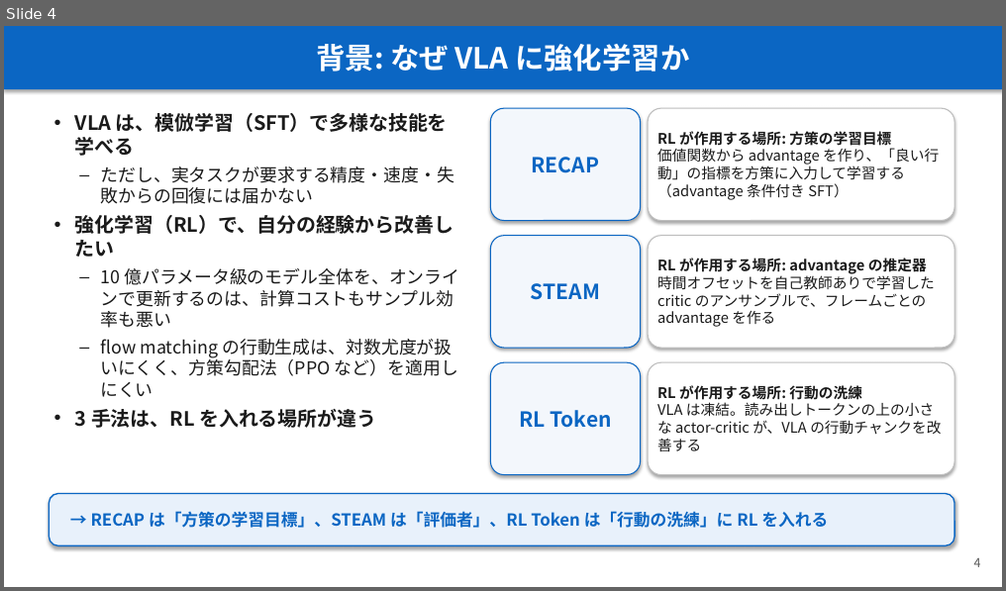
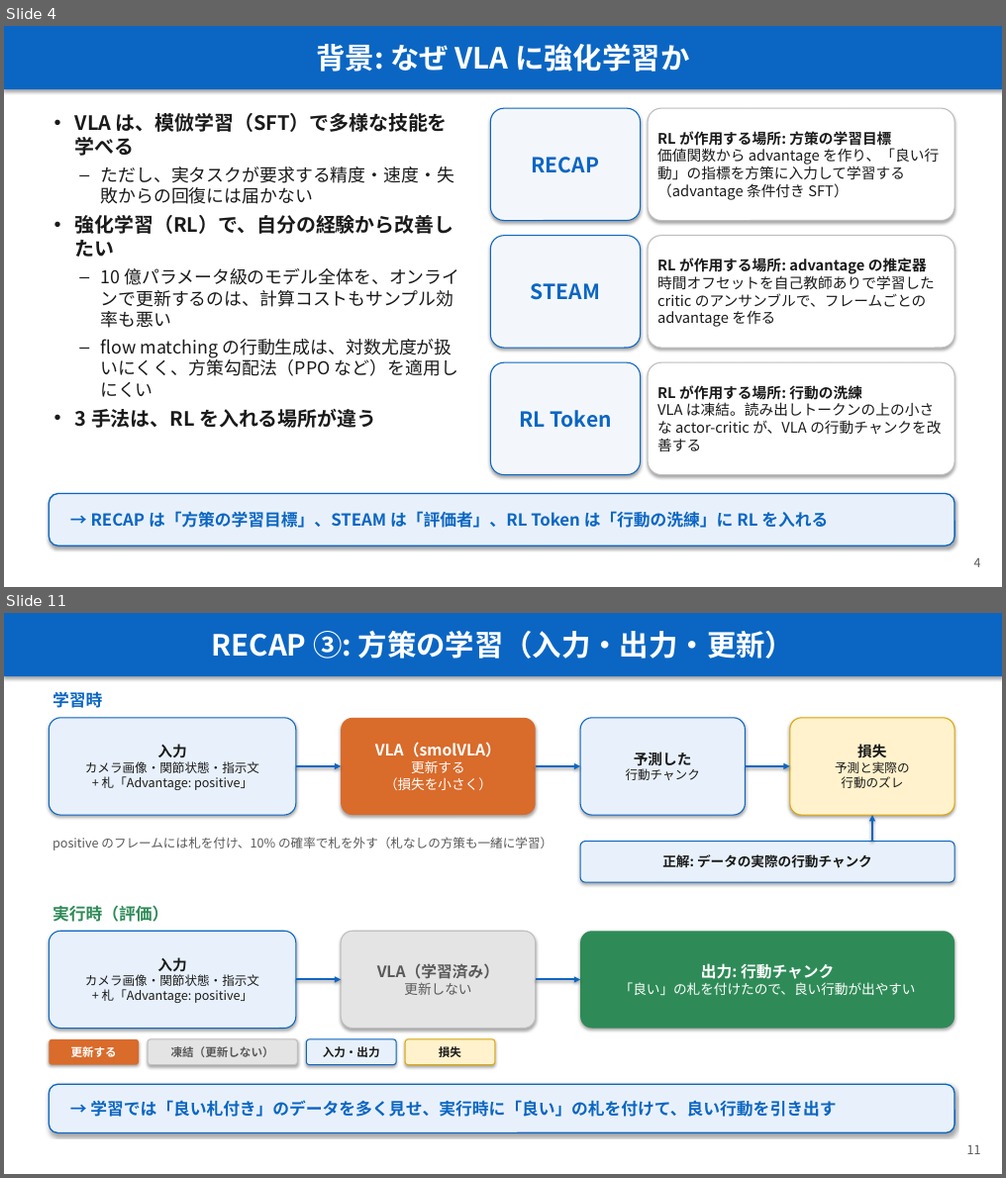
Before and after one commit to Junhand/libero_RL, a slide deck: docs/RECAP_STEAM_RLToken.pptx. Shown one above the other, each under a label of ours: slide 4 before the commit, slides 4 and 11 after it; the slides between them are not shown. The pictures are 1006x591 and 1006x1178 pixels, drawn with LibreOffice and Linux fonts; fonts in the diff are those of the drawing. Boxes give left, top, right and bottom in pixels: in the first picture for what was removed or moved away, otherwise in the second. Text is boxed around its words. In the diff, an @@ line names an element or a change of style, - is before the commit and + after.

```diff
--- a/docs/RECAP_STEAM_RLToken.pptx
+++ b/docs/RECAP_STEAM_RLToken.pptx
@@ slide 11 added at [4,613,1002,1174], background #FFFFFF @@
@@ rectangle added at [4,613,1002,676], fill #0B66C3, 28 pt, text #FFFFFF, bold @@
+RECAP ③: 方策の学習（入力・出力・更新）
@@ text added at [53,691,102,708], 16 pt, text #0B66C3, bold @@
+学習時
@@ rounded rectangle added at [49,718,296,815], fill #E8F1FB, outline #0B66C3 1 pt, 12 pt, text #1A1A1A @@
+入力
+カメラ画像・関節状態・指示文
++ 札「Advantage: positive」
@@ rounded rectangle added at [341,718,536,815], fill #D96B2B, 15 pt, text #FFFFFF, bold @@
+VLA（smolVLA）
+更新する
+（損失を小さく）
@@ rounded rectangle added at [580,718,746,815], fill #E8F1FB, outline #0B66C3 1 pt, 12 pt, text #1A1A1A @@
+予測した
+行動チャンク
@@ rounded rectangle added at [790,718,954,815], fill #FFF2CC, outline #E0A800 1 pt, 12 pt, text #1A1A1A @@
+損失
+予測と実際の
+行動のズレ
@@ arrow added from (296, 766) to (341, 766), #0B66C3 2 pt @@
@@ arrow added from (536, 766) to (580, 766), #0B66C3 2 pt @@
@@ arrow added from (746, 766) to (790, 766), #0B66C3 2 pt @@
@@ arrow added from (872, 842) to (872, 815), #0B66C3 2 pt @@
@@ text added at [53,837,552,851], 12 pt, text #595959 @@
+positive のフレームには札を付け、10% の確率で札を外す（札なしの方策も一緒に学習）
@@ rounded rectangle added at [580,842,954,882], fill #E8F1FB, outline #0B66C3 1 pt, 13 pt, text #1A1A1A, bold @@
+正解: データの実際の行動チャンク
@@ text added at [53,905,168,922], 16 pt, text #2E8B57, bold @@
+実行時（評価）
@@ rounded rectangle added at [49,931,296,1029], fill #E8F1FB, outline #0B66C3 1 pt, 12 pt, text #1A1A1A @@
+入力
+カメラ画像・関節状態・指示文
++ 札「Advantage: positive」
@@ rounded rectangle added at [341,931,536,1029], fill #E4E4E4, outline #BFBFBF 1 pt, 15 pt, text #595959, bold @@
+VLA（学習済み）
+更新しない
@@ rounded rectangle added at [580,931,954,1029], fill #2E8B57, 13 pt, text #FFFFFF @@
+出力: 行動チャンク
+「良い」の札を付けたので、良い行動が出やすい
@@ arrow added from (296, 980) to (341, 980), #0B66C3 2 pt @@
@@ arrow added from (536, 980) to (580, 980), #0B66C3 2 pt @@
@@ rounded rectangle added at [49,1040,139,1065], fill #D96B2B, 11 pt, text #FFFFFF, bold @@
+更新する
@@ rounded rectangle added at [148,1040,297,1065], fill #E4E4E4, outline #BFBFBF 1 pt, 11 pt, text #595959, bold @@
+凍結（更新しない）
@@ rounded rectangle added at [307,1040,396,1065], fill #E8F1FB, outline #0B66C3 1 pt, 11 pt, text #1A1A1A, bold @@
+入力・出力
@@ rounded rectangle added at [405,1040,495,1065], fill #FFF2CC, outline #E0A800 1 pt, 11 pt, text #1A1A1A, bold @@
+損失
@@ rounded rectangle added at [49,1084,954,1134], fill #E8F1FB, outline #0B66C3 1.25 pt, 16 pt, text #0B66C3, bold @@
+→ 学習では「良い札付き」のデータを多く見せ、実行時に「良い」の札を付けて、良い行動を引き出す
@@ text added at [967,1146,981,1155], 12 pt, text #595959 @@
+11
```
Also in this commit, not shown: 12 slides changed, 9 other slides added, 1 slide removed, 1 other file.
